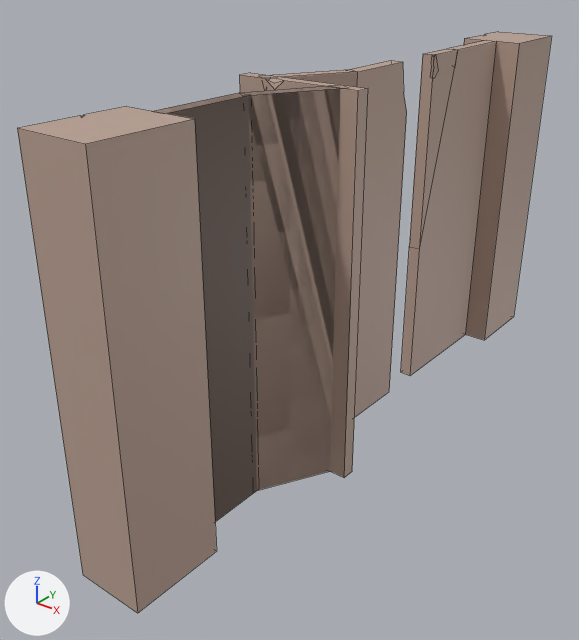
Before and after pictures for a commit that changed the FBX model Assets/Modelos/Nivel/Nivel4.fbx.
Both versions are drawn from a 50 mm lens placed at (75.4, -58.4, 20.9), pointed at (-6.7, 44.2, -42.7). The axes (+X, +Y, +Z) are drawn at lower left. The lights are the same throughout. Mesh edges are drawn as thin lines. Where no turn or scale is listed for an object, it has been applied to the vertices.

Before the edit, the objects in view are built like this:
```python
me_cubo_019 = bpy.data.meshes.new('Cubo.019')
me_cubo_019.from_pydata(...)  # 8 vertices, 6 faces; spans x -8.1..1.5, y -13.9..1.5, z -65.8..0.7
me_cubo_019.materials.append(mat_pricipal_003)  # beige #bba193
me_cubo_041 = bpy.data.meshes.new('Cubo.041')
me_cubo_041.from_pydata(...)  # 10 vertices, 7 faces; spans x -1.2..1.2, y -15.1..10.4, z -65.8..0.7
me_cubo_041.materials.append(mat_pricipal_008)  # beige #bba193
me_cubo_042 = bpy.data.meshes.new('Cubo.042')
me_cubo_042.from_pydata(...)  # 20 vertices, 9 faces; spans x -1.2..1.2, y -15.1..-6.1, z -36.8..0.7
me_cubo_042.materials.append(mat_pricipal_008)  # beige #bba193
me_cubo_043 = bpy.data.meshes.new('Cubo.043')
me_cubo_043.from_pydata(...)  # 13 vertices, 8 faces; spans x -1.0..1.0, y -15.1..1.9, z -65.8..0.7
me_cubo_043.materials.append(mat_pricipal_009)  # beige #bba193
# before: 0 (-1.0, -15.0, -65.8), 1 (-1.0, -15.0, 0.7) at pixel (250, 72), 2 (-1.0, 1.9, -65.8) at pixel (352, 471), 3 (-1.0, 1.9, 0.7) at pixel (368, 88), 4 (1.0, -15.1, -65.8)
# before: 5 (1.0, -15.1, 0.7) at pixel (239, 74), 6 (1.0, 1.9, -65.8) at pixel (344, 477), 7 (1.0, 1.9, 0.7) at pixel (358, 90), 8 (1.0, -8.3, 0.7) at pixel (284, 80), 9 (1.0, -11.2, 0.7) at pixel (264, 78)
# before: 10 (0.5, -9.8, 0.7) at pixel (276, 78), 11 (1.0, -9.7, -0.8) at pixel (274, 89), 12 (0.8, -9.9, 0.0) at pixel (274, 83)
me_cubo_044 = bpy.data.meshes.new('Cubo.044')
me_cubo_044.from_pydata(...)  # 13 vertices, 8 faces; spans x -1.0..1.0, y -1.0..1.7, z -1.0..96.9
me_cubo_044.materials.append(mat_pricipal_010)  # beige #bba193
ob_caida = bpy.data.objects.new('Caida', me_cubo_042)
ob_caida.location = (0.0, 91.2, 0.0)
ob_cubo_012 = bpy.data.objects.new('Cubo.012', me_cubo_019)
ob_cubo_012.location = (6.9, 38.7, 0.0)
ob_cubo_017 = bpy.data.objects.new('Cubo.017', me_cubo_041)
ob_cubo_017.location = (0.0, 91.2, 0.0)
ob_cubo_018 = bpy.data.objects.new('Cubo.018', me_cubo_043)
ob_cubo_018.location = (8.4, 38.9, 0.0)
ob_cubo_018.rotation_euler = (0.0, 0.0, -1.571)  # degrees (0, 0, -90)
ob_cubo_018.scale = (1.21, 1.31, 1.0)
ob_plataforma_m_003 = bpy.data.objects.new('Plataforma-M.003', me_cubo_044)
ob_plataforma_m_003.location = (0.0, 107.6, 0.0)
ob_plataforma_m_003.rotation_euler = (0.0, 0.0, 3.142)  # degrees (0, 0, 180)
ob_plataforma_m_003.scale = (-6.07, -6.07, -0.679)
# also in view: 'Cubo.013' at (-3.6, 45.4, -32.6); 'Plataforma-M.002' at (0.0, 2.0, -32.6); 'Cubo.011' at (0.0, 18.0, -32.6); 'Cubo.014' at (0.0, 59.7, -32.6)
```
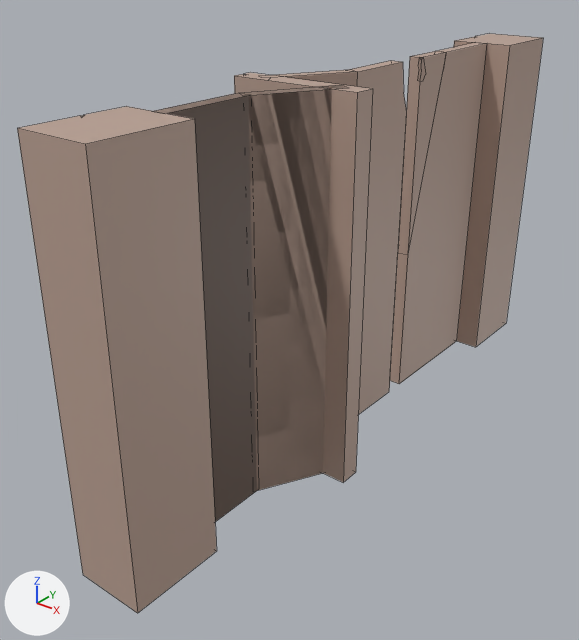
The change in detail:
me_cubo_043 has 13 vertices, 8 faces and spans x -1.0..1.0, y -15.1..1.9, z -65.8..0.7.
me_cubo_043 is used by ob_cubo_018; location (8.4, 38.9, 0.0); rotation (0.0, 0.0, -1.571), in degrees (0, 0, -90); scale (1.21, 1.31, 1.0).
Verts and faces of me_cubo_043; kept vertices keep their numbers, new ones are numbered from 13.
me_cubo_043 no longer uses material mat_pricipal_009 (beige #bba193).
Part 1, on me_cubo_043:
Vertices deleted: 0 to 12 (with the faces that use them).
New vertex 13 is at (-1.0, 9.7, -1.0), pixel (234, 75).
New vertex 14 is at (-1.0, 9.7, 96.9).
New vertex 15 is at (-1.0, 12.3, 96.9).
New vertex 16 is at (-1.0, 12.3, -1.0), pixel (250, 72).
New vertices 17 to 20 stand at vertices 13 to 16, in that order, plus (2.0, 0.0, 0.0).
New vertex 21 is at (-1.0, 11.1, -1.0), pixel (243, 73).
New vertex 22 is at (-1.0, 11.2, -1.0), pixel (243, 73).
New vertex 23 is at (-1.0, 11.2, -0.5).
New vertex 24 is at (-0.9, 11.2, -1.0), pixel (248, 74).
New vertex 25 is at (-1.0, 11.2, -0.8).
New faces: (13, 21, 24, 22, 16, 20, 17), (13, 14, 15, 16, 22, 23, 21), (13, 17, 18, 14), (17, 20, 19, 18), (14, 18, 19, 15), (15, 19, 20, 16).
New faces: (21, 23, 22, 25), (21, 25, 22, 24).
me_cubo_043 now uses material mat_pricipal_010 (beige #bba193).
Object 'Plataforma-M.003' (ob_plataforma_m_003) moves from (0.0, 107.6, 0.0) to (0.0, 103.2, 0.0).
Object 'Cubo.017' (ob_cubo_017) moves from (0.0, 91.2, 0.0) to (0.0, 86.8, 0.0).
Object 'Cubo.018' (ob_cubo_018) moves from (8.4, 38.9, 0.0) to (0.0, 22.6, 0.0).
Object 'Cubo.018' (ob_cubo_018) turns from (0, 0, -90) to (0, 0, -180) degrees about x, y and z.
Object 'Cubo.018' (ob_cubo_018) is rescaled from (1.21, 1.31, 1.0) to (-11.5, -1.44, -0.679).
Object 'Caida' (ob_caida) moves from (0.0, 91.2, 0.0) to (0.0, 86.8, 0.0).

Boxes [x1, y1, x2, y2] around the edits, measured in the pictures (579 x 640 px):
'Cubo.017', moved: before [401, 41, 497, 376]; after [390, 43, 487, 384]
'Plataforma-M.003', moved: before [464, 32, 551, 340]; after [454, 34, 543, 347]
'Cubo.018', reshaped, moved, turned, rescaled: before [240, 73, 368, 478]; after [234, 73, 373, 482]
'Caida', moved: before [409, 49, 457, 248]; after [398, 51, 446, 254]
